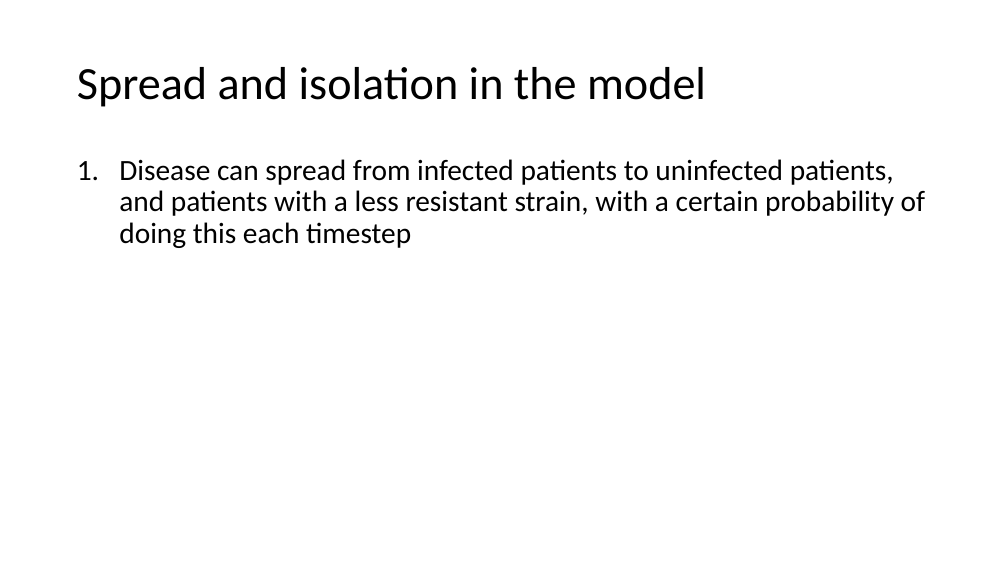
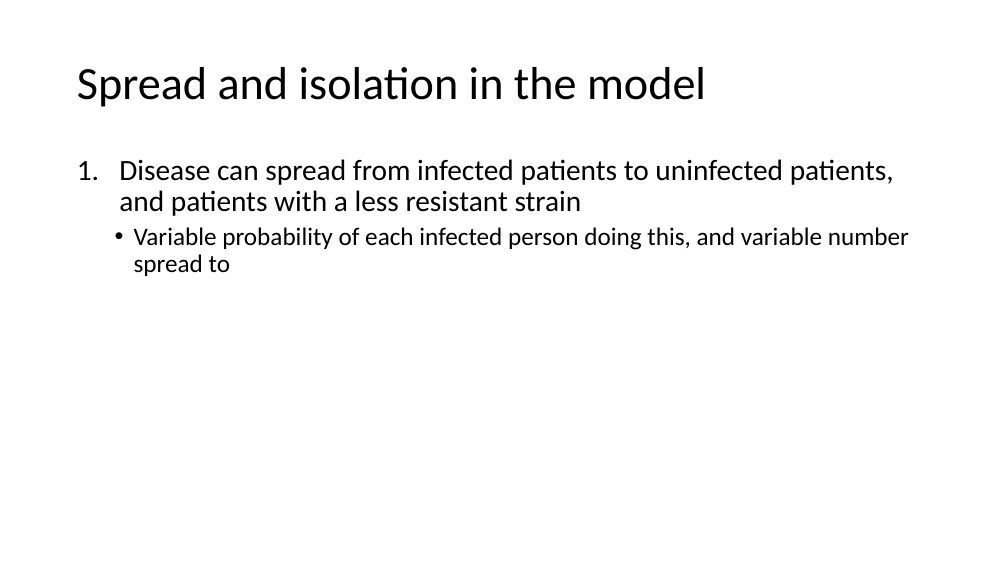
Before and after one commit to EdmundGoodman/Warwick_modelling, a slide deck: slide 14 of modelling_presentation/ComputerModellingPresentation.pptx (slide 15 before the commit). Drawn at 1008x567 pixels with LibreOffice and Linux fonts; fonts in the diff are those of the drawing. Boxes give left, top, right and bottom in pixels: in the first picture for what was removed or moved away, otherwise in the second. Text is boxed around its words. In the diff, an @@ line names an element or a change of style, - is before the commit and + after.

Commit message:
Updated modelling presentation so Axel has absolutely minimal work to do in his domain

```diff
--- a/modelling_presentation/ComputerModellingPresentation.pptx
+++ b/modelling_presentation/ComputerModellingPresentation.pptx
@@ text at (119, 159, 909, 276): text changed @@
-1. Disease can spread from infected patients to uninfected patients, and patients with a less resistant strain, with a certain probability of doing this each timestep
+1. Disease can spread from infected patients to uninfected patients, and patients with a less resistant strain
+  • Variable probability of each infected person doing this, and variable number spread to
```
Also in this commit, not shown: 5 other slides changed, 8 slides added, 5 slides removed, 1 other file.
